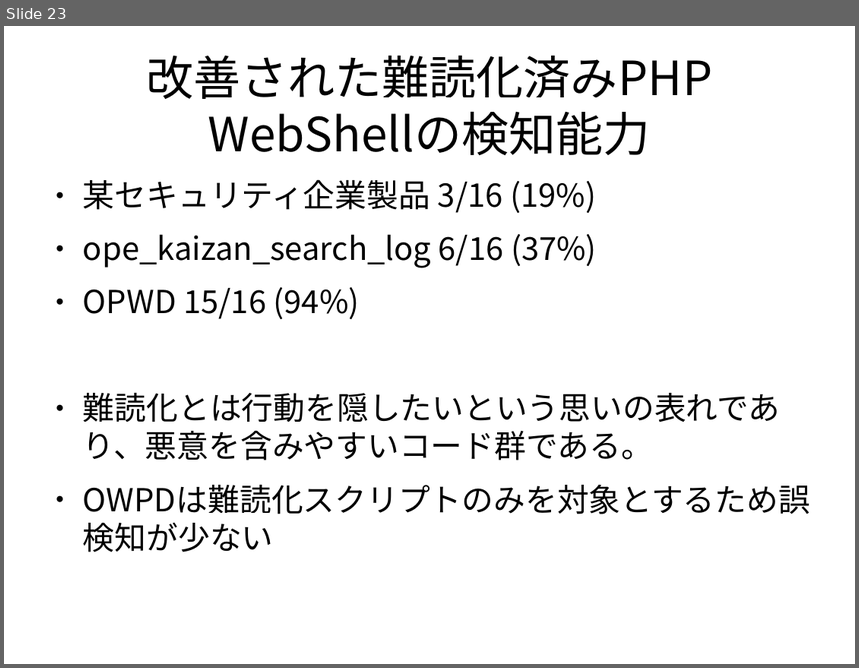
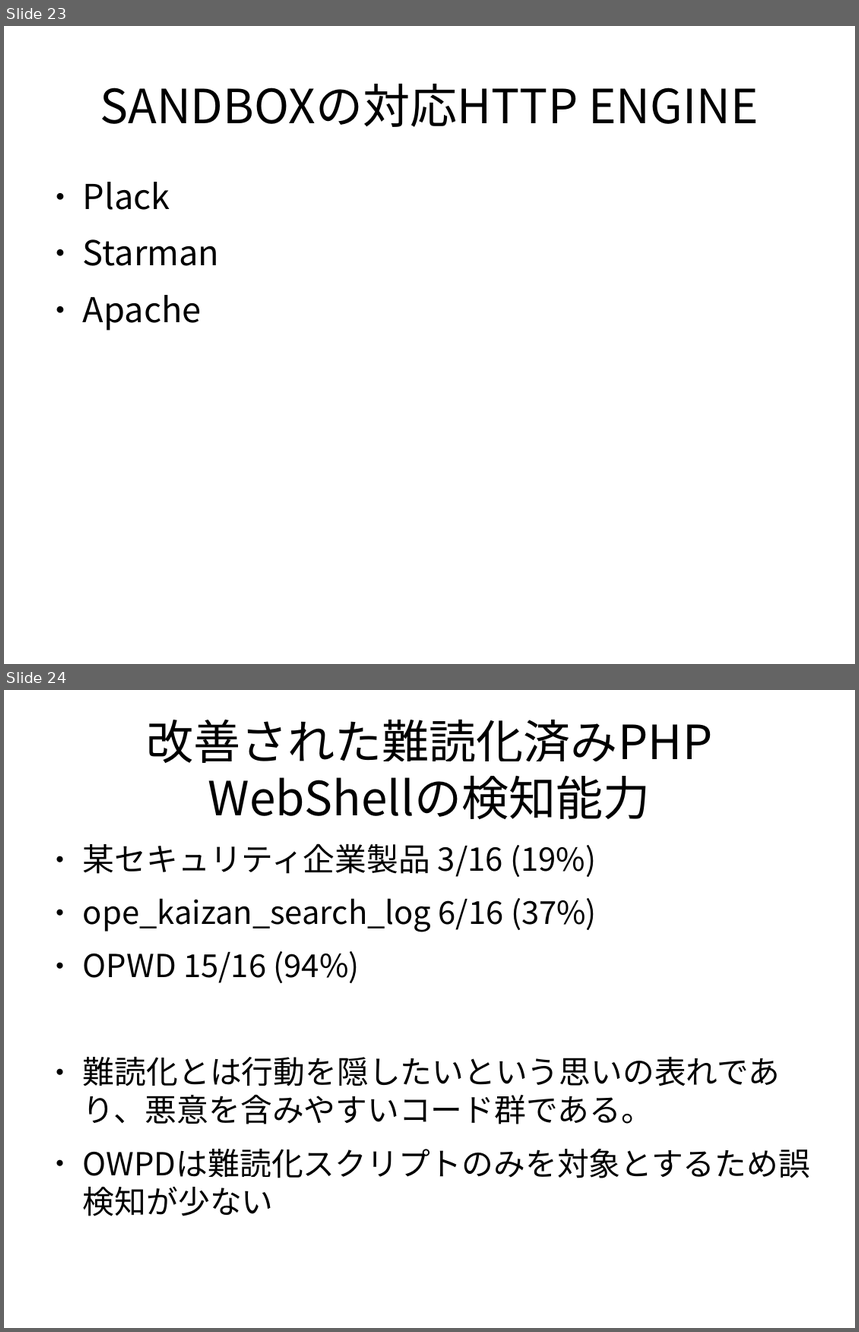
Before and after one commit to k0u5uk3/obfuscated-php-webshell-detector, a slide deck: doc/PepboTech.odp. Shown one above the other, each under a label of ours: slide 23 before the commit, slides 23 and 24 after it. The pictures are 859x668 and 859x1332 pixels, drawn with LibreOffice and Linux fonts; fonts in the diff are those of the drawing. Boxes give left, top, right and bottom in pixels: in the first picture for what was removed or moved away, otherwise in the second. Text is boxed around its words. In the diff, an @@ line names an element or a change of style, - is before the commit and + after.

```diff
--- a/doc/PepboTech.odp
+++ b/doc/PepboTech.odp
@@ slide 23 added at [4, 26, 855, 664], background #FFFFFF @@
@@ title added at [100, 84, 759, 127], 44 pt, text #000000 @@
+SANDBOXの対応HTTP ENGINE
@@ text added at [83, 182, 219, 331], 32 pt, text #000000 @@
+● Plack
+● Starman
+● Apache
@@ what was slide 23 is now slide 24 @@
```
Also in this commit, not shown: 2 slides changed.
